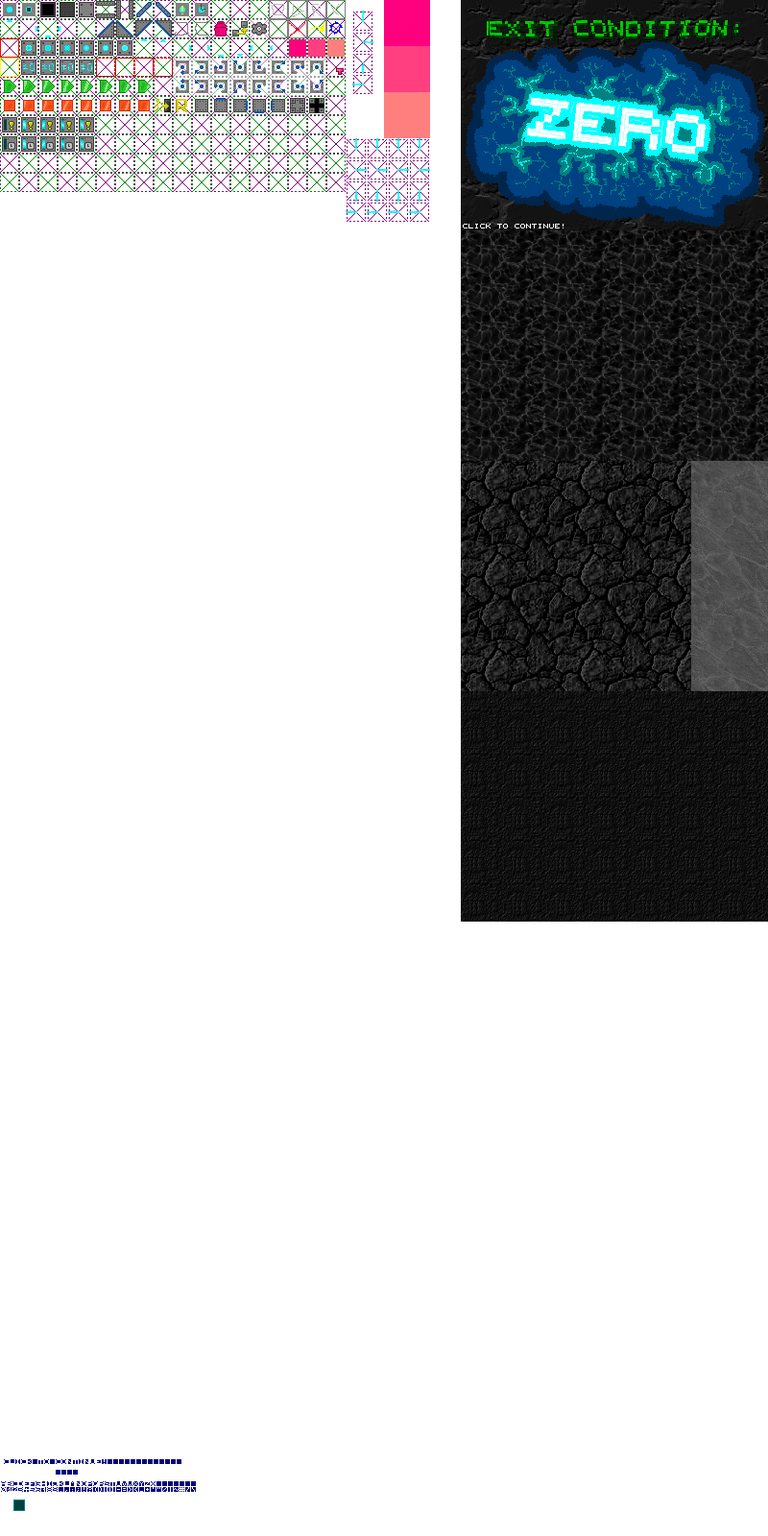
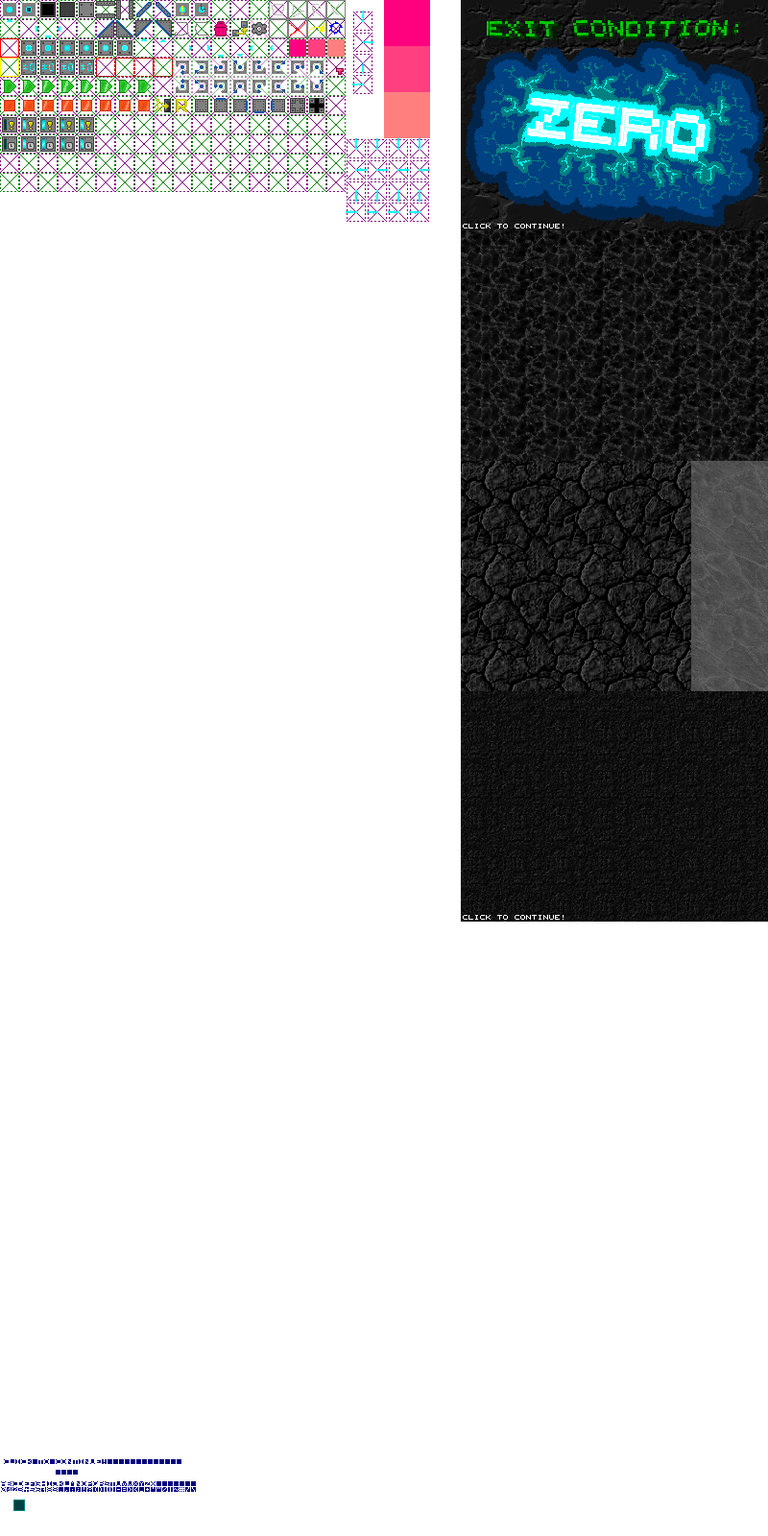
Layered file, before and after one edit (768 x 1536). Changes by layer:
painted on "stuff" over [462, 914, 564, 920]
painted on "backgrounds" over [461, 231, 767, 921]
